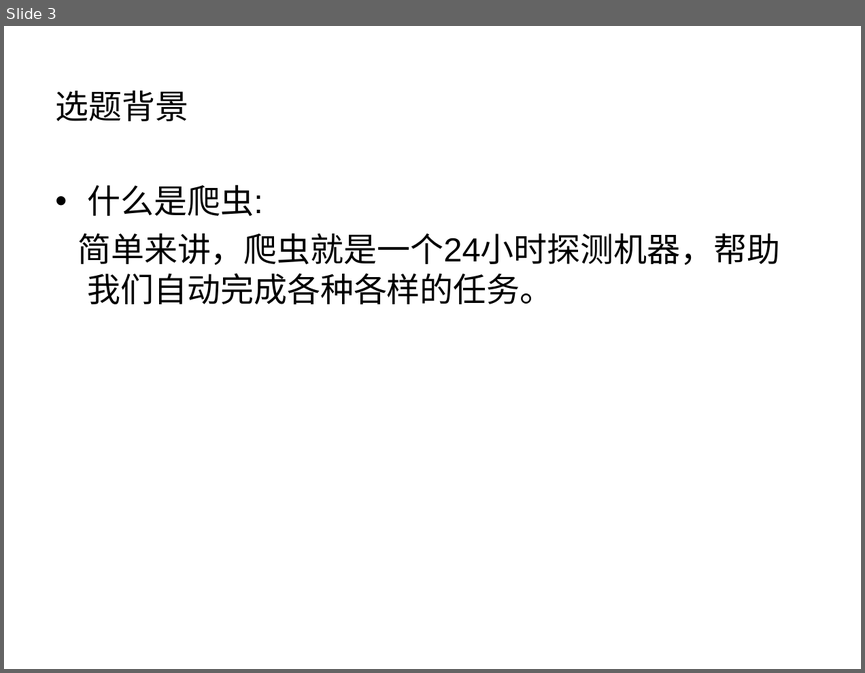
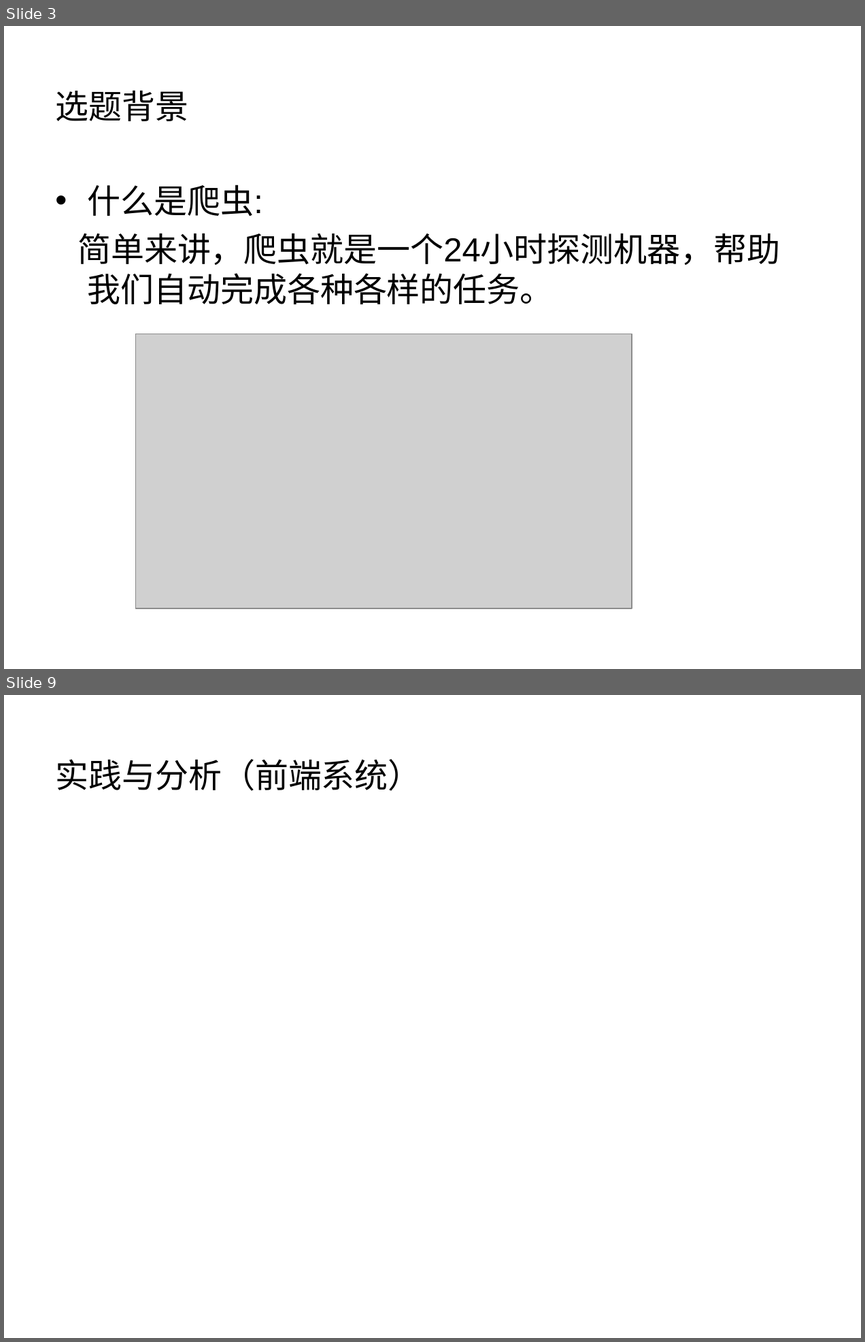
Before and after one commit to liuweiming1997/extensions, a slide deck: 论文.ppt. Shown one above the other, each under a label of ours: slide 3 before the commit, slides 3 and 9 after it; the slides between them are not shown. The pictures are 865x673 and 865x1342 pixels, drawn with LibreOffice and Linux fonts; fonts in the diff are those of the drawing; grey boxes stand for pictures. Boxes give left, top, right and bottom in pixels: in the first picture for what was removed or moved away, otherwise in the second. Text is boxed around its words. In the diff, an @@ line names an element or a change of style, - is before the commit and + after.

```diff
--- a/论文.ppt
+++ b/论文.ppt
@@ slide 9 added at bbox=[4, 695, 861, 1338], background #FFFFFF @@
@@ title added at bbox=[56, 759, 422, 791], 28 pt, text #000000 @@
+实践与分析（前端系统）
@@ slide 3 changed as well @@
@@ picture added at bbox=[135, 333, 631, 608] @@
```
Also in this commit, not shown: 1 other slide changed, 6 other slides added.
